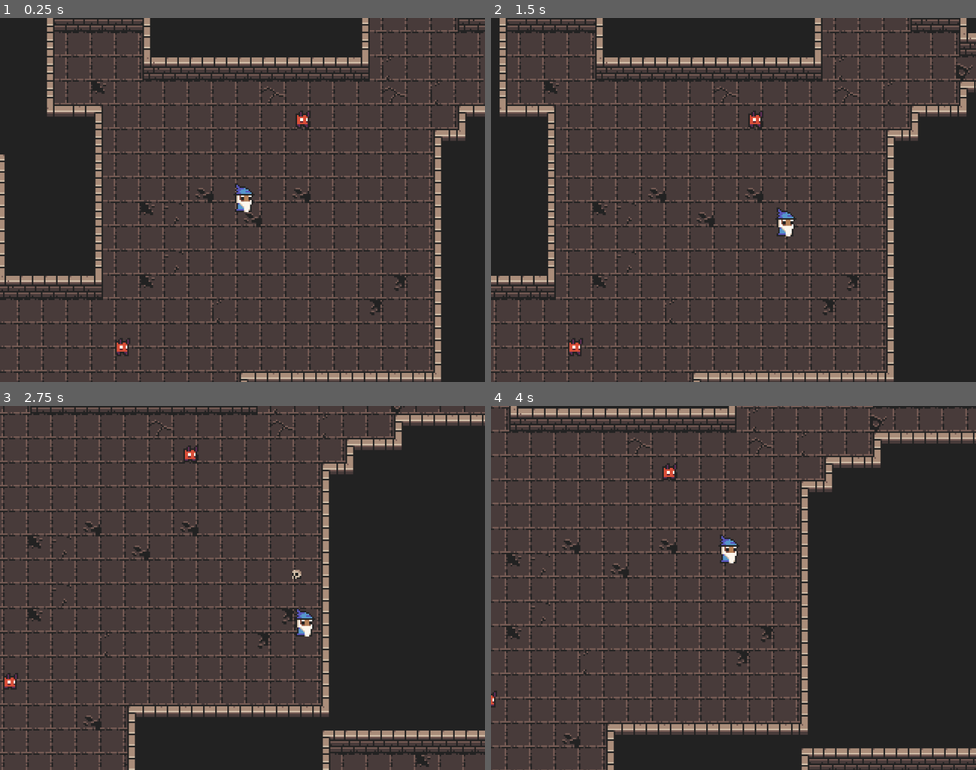
Above: before the commit, frames 1-4 (two rows, left to right).
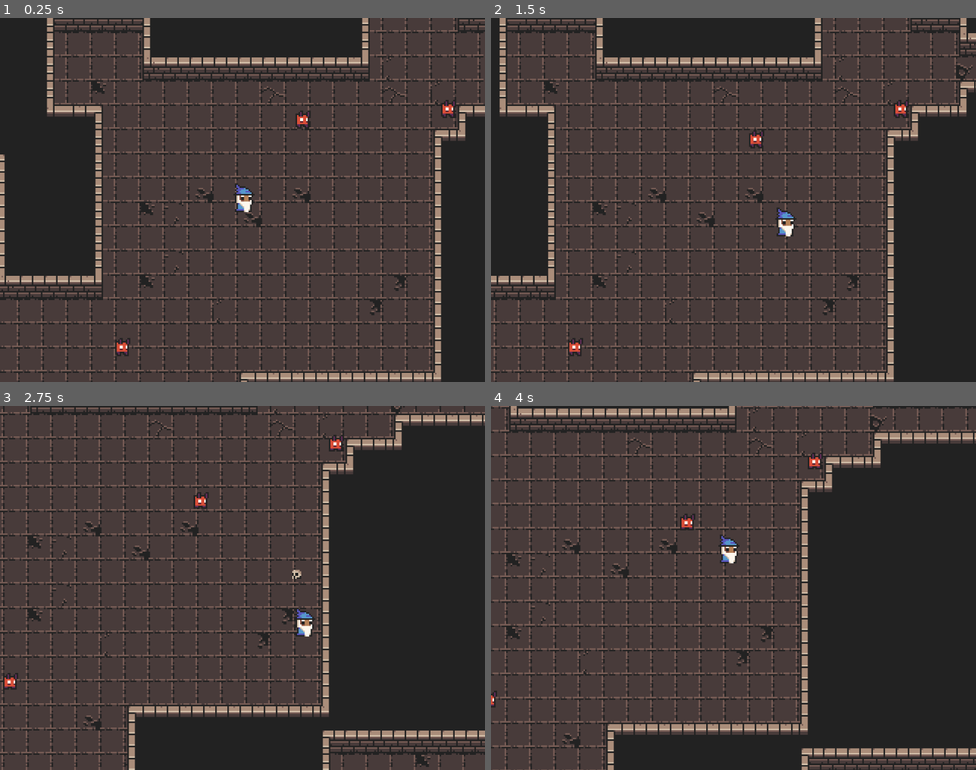
Above: after the commit, the same moments.

Repository: lownpho/mages
Game: Godot game, scene res://scenes/world.tscn
Two runs of this game, one before a commit and one after it. Both use one fixed random seed, a clock stepped at 60 frames per second and the inputs below.
Inputs (mouse positions are in pixels of both pictures, inside the frame that each line leads up to):
- Up to frame 1 (0.25 s): no input
- Up to frame 2 (1.5 s): move the mouse to (840, 181) at 0.52 s; press the mouse at (840, 181) at 0.53 s; hold D (right) 0.53-1.28 s; move the mouse to (636, 218) at 1.27 s; release the mouse at (636, 218) at 1.28 s; hold S (down) from 1.28 s (still down); click (636, 218) at 1.35 s
- Up to frame 3 (2.75 s): move the mouse to (291, 507) at 2.02 s; release S (down) at 2.03 s; press the mouse at (291, 507) at 2.03 s; hold D (right) from 2.03 s (still down)
- Up to frame 4 (4 s): move the mouse to (709, 660) at 2.77 s; release D (right) at 2.78 s; release the mouse at (709, 660) at 2.78 s; hold W (up) 2.78-3.53 s; click (709, 660) at 2.85 s; move the mouse to (879, 642) at 3.52 s; press the mouse at (879, 642) at 3.53 s; hold A (left) from 3.53 s (still down)

The runs differ from the first frame. In frame 1, 0.1% of the frame differs, in the area x 90-95%, y 22-28%; in frame 2, 0.4%, in the area x 53-87%, y 22-36%; in frame 3, 0.3%; in frame 4, 0.3%.

Commit message:
Demon can chase

Diff:
--- a/characters/enemies/small_demon.gd
+++ b/characters/enemies/small_demon.gd
@@ -1,16 +1,91 @@
 extends CharacterBody2D
 
-@export var max_health: int = 100  # Maximum health value
+@export var max_health: int = 100  # Maximum health
 var health: int  # Current health
+@export var speed: float = 16.0
 
 @onready var hurtbox = $Hurtbox
+@onready var fsm: FSM = $FSM
+@onready var detect_probe = $DetectProbe
+@onready var chase_probe = $ChaseProbe
+@onready var attack_probe = $AttackProbe
+
+var player_position: Vector2 = Vector2.ZERO
 
 func _ready() -> void:
-	health = max_health  # Initialize health to max value
+	health = max_health
 	hurtbox.hurt.connect(_on_hurt)
 
-func _physics_process(delta: float) -> void:
+	GlobalEvent.connect("player_position_changed", _on_player_position_changed)
+
+	var idle_state = $FSM/Idle
+	idle_state.on_enter.connect(_on_idle_enter)
+	idle_state.on_exit.connect(_on_idle_exit)
+	idle_state.on_physics_update.connect(_on_idle_physics_update)
+	var chase_state = $FSM/Chase
+	chase_state.on_enter.connect(_on_chase_enter)
+	chase_state.on_exit.connect(_on_chase_exit)
+	chase_state.on_physics_update.connect(_on_chase_physics_update)
+	var attack_state = $FSM/Attack
+	attack_state.on_physics_update.connect(_on_attack_physics_update)
+	attack_state.on_enter.connect(_on_attack_enter)
+	attack_state.on_exit.connect(_on_attack_exit)
+
+	# FSM started here to avoid missing the first enter call
+	$FSM.start()
+
+func _on_idle_enter() -> void:
+	detect_probe.enabled = true
+
+func _on_idle_exit() -> void:
+	detect_probe.enabled = false
+
+func _on_idle_physics_update(_delta: float) -> void:
+	detect_probe.look_at(player_position)
+
+	var detect_collider = detect_probe.get_collider()
+	if detect_collider and detect_collider.name == "Player":
+		fsm.transition_to("Chase")
+
+func _on_chase_enter() -> void:
+	chase_probe.enabled = true
+	attack_probe.enabled = true
+
+func _on_chase_exit() -> void:
+	chase_probe.enabled = false
+	attack_probe.enabled = false
+
+func _on_chase_physics_update(_delta: float) -> void:
+	var player_direction = player_position - global_position
+
+	chase_probe.look_at(player_position)
+	attack_probe.look_at(player_position)
+
+	var attack_collider = attack_probe.get_collider()
+	var chase_collider = chase_probe.get_collider()
+	if attack_collider and attack_collider.name == "Player":
+		fsm.transition_to("Attack")
+	elif chase_collider and chase_collider.name == "Player":
+		velocity = player_direction.normalized() * speed
+	else:
+		fsm.transition_to("Idle")
 	move_and_slide()
+
+func _on_attack_enter() -> void:
+	attack_probe.enabled = true
+
+func _on_attack_exit() -> void:
+	attack_probe.enabled = false
+
+func _on_attack_physics_update(_delta: float) -> void:
+	attack_probe.look_at(player_position)
+
+	var attack_collider = attack_probe.get_collider()
+	if attack_collider and attack_collider.name == "Player":
+		# Attack logic here
+		print("Attacking player")
+	else:
+		fsm.transition_to("Chase")
 
 func _on_hurt(damage: int) -> void:
 	health -= damage
@@ -19,5 +94,8 @@
 	if health <= 0:
 		die()
 
+func _on_player_position_changed(pos: Vector2) -> void:
+	player_position = pos
+
 func die() -> void:
 	queue_free()  # Remove enemy from scene
--- a/characters/enemies/small_demon.tscn
+++ b/characters/enemies/small_demon.tscn
@@ -1,8 +1,9 @@
-[gd_scene load_steps=8 format=3 uid="uid://dvri3pbaf2jes"]
+[gd_scene load_steps=9 format=3 uid="uid://dvri3pbaf2jes"]
 
 [ext_resource type="Texture2D" uid="uid://cj2fu8oh0evtu" path="res://tilemaps/tile_atlas.png" id="1_1jq6x"]
 [ext_resource type="Script" uid="uid://bithug1lqpbp4" path="res://characters/enemies/small_demon.gd" id="1_d7rb8"]
 [ext_resource type="PackedScene" uid="uid://dlopyrxmowwhk" path="res://components/hurtbox.tscn" id="2_3sbbp"]
+[ext_resource type="PackedScene" uid="uid://dwcx7ak7tsow2" path="res://components/fsm.tscn" id="4_8ad34"]
 
 [sub_resource type="CircleShape2D" id="CircleShape2D_3sbbp"]
 radius = 6.0
@@ -46,3 +47,19 @@
 
 [node name="Hurtbox" parent="." instance=ExtResource("2_3sbbp")]
 collision_mask = 256
+
+[node name="DetectProbe" type="RayCast2D" parent="."]
+target_position = Vector2(64, 0)
+collision_mask = 17
+
+[node name="ChaseProbe" type="RayCast2D" parent="."]
+target_position = Vector2(96, 0)
+collision_mask = 17
+
+[node name="AttackProbe" type="RayCast2D" parent="."]
+target_position = Vector2(32, 0)
+collision_mask = 17
+
+[node name="FSM" parent="." instance=ExtResource("4_8ad34")]
+initial_state = "Idle"
+state_names = Array[String](["Idle", "Chase", "Attack"])
--- a/scenes/world.tscn
+++ b/scenes/world.tscn
@@ -27,3 +27,6 @@
 
 [node name="SmallDemon2" parent="." instance=ExtResource("4_k0juu")]
 position = Vector2(84, 208)
+
+[node name="SmallDemon3" parent="." instance=ExtResource("4_k0juu")]
+position = Vector2(299, 51)
